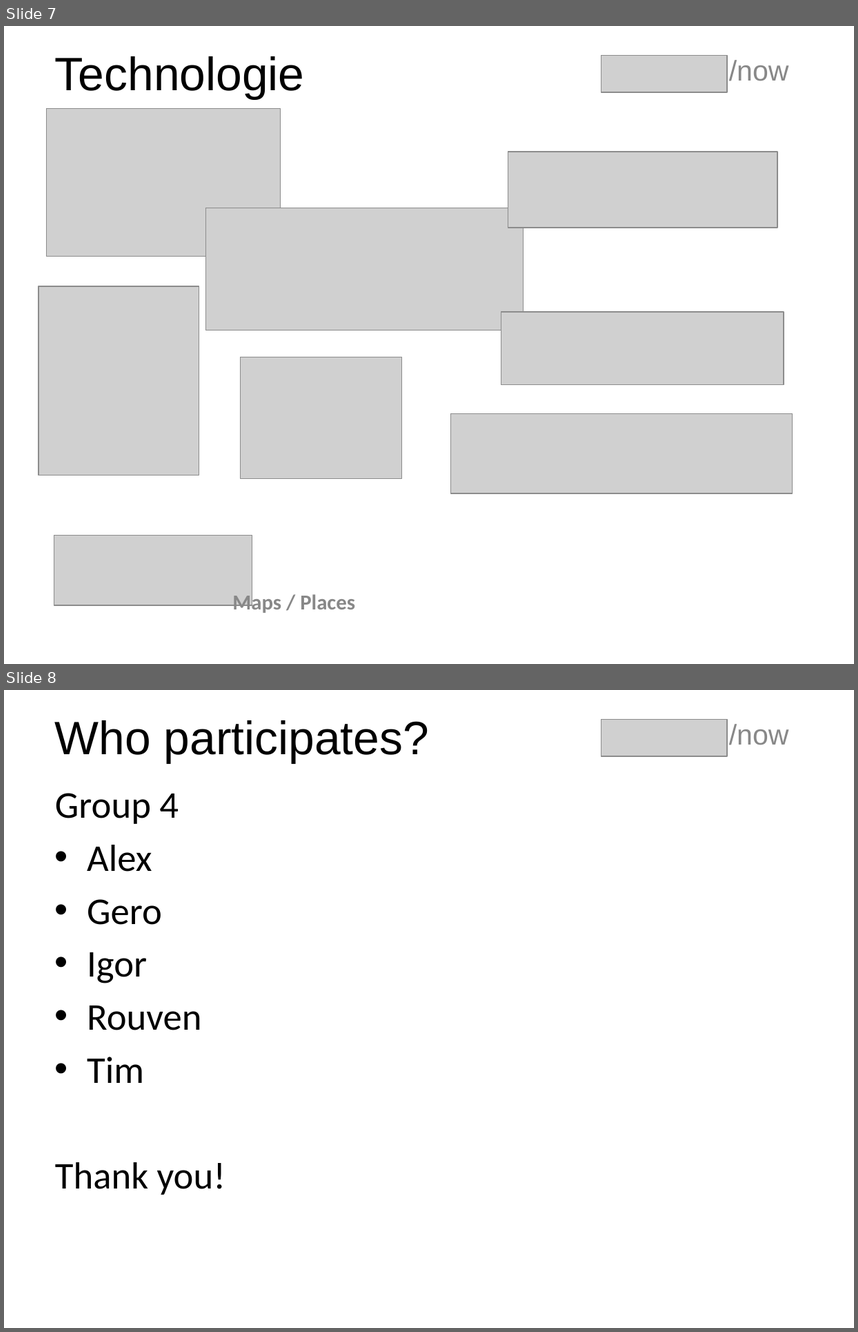
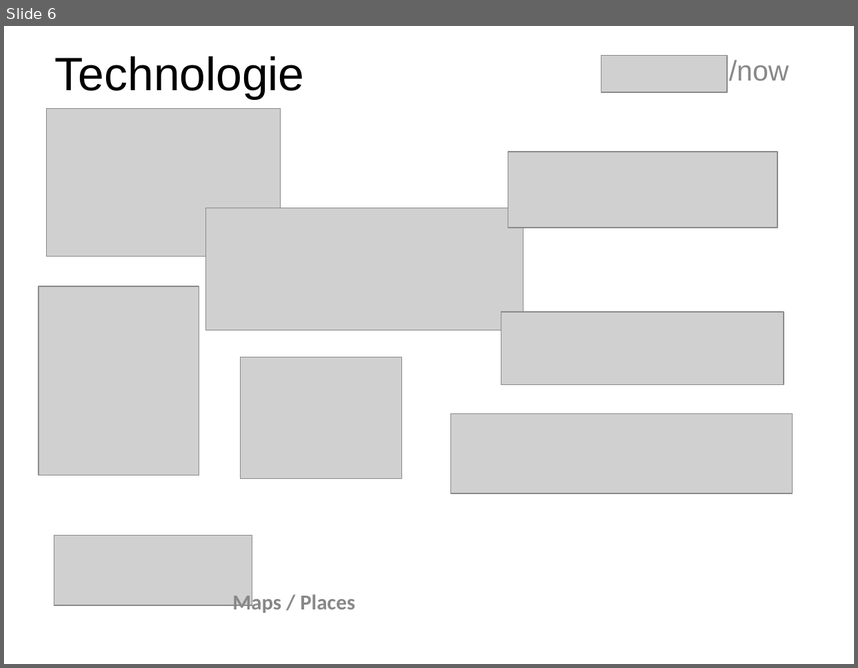
Before and after one commit to timglabisch/TrivagoHackathonGroup4, a slide deck: presentation/presentation.pptx. Shown one above the other, each under a label of ours: slides 7 and 8 before the commit, slide 6 after it. The pictures are 858x1332 and 858x668 pixels, drawn with LibreOffice and Linux fonts; fonts in the diff are those of the drawing; grey boxes stand for pictures. Boxes give left, top, right and bottom in pixels: in the first picture for what was removed or moved away, otherwise in the second. Text is boxed around its words. In the diff, an @@ line names an element or a change of style, - is before the commit and + after.

```diff
--- a/presentation/presentation.pptx
+++ b/presentation/presentation.pptx
@@ slide 8 removed at [4, 690, 854, 1328], background #FFFFFF @@
@@ title removed at [55, 720, 429, 763] @@
-Who participates?
@@ picture removed at [602, 719, 727, 756] @@
@@ text removed at [729, 724, 789, 745] @@
-/now
@@ text removed at [55, 793, 226, 1194] @@
-Group 4
-• Alex
-• Gero
-• Igor
-• Rouven
-• Tim
-Thank you!
@@ what was slide 7 is now slide 6 @@
```
Also in this commit, not shown: 1 slide changed.
